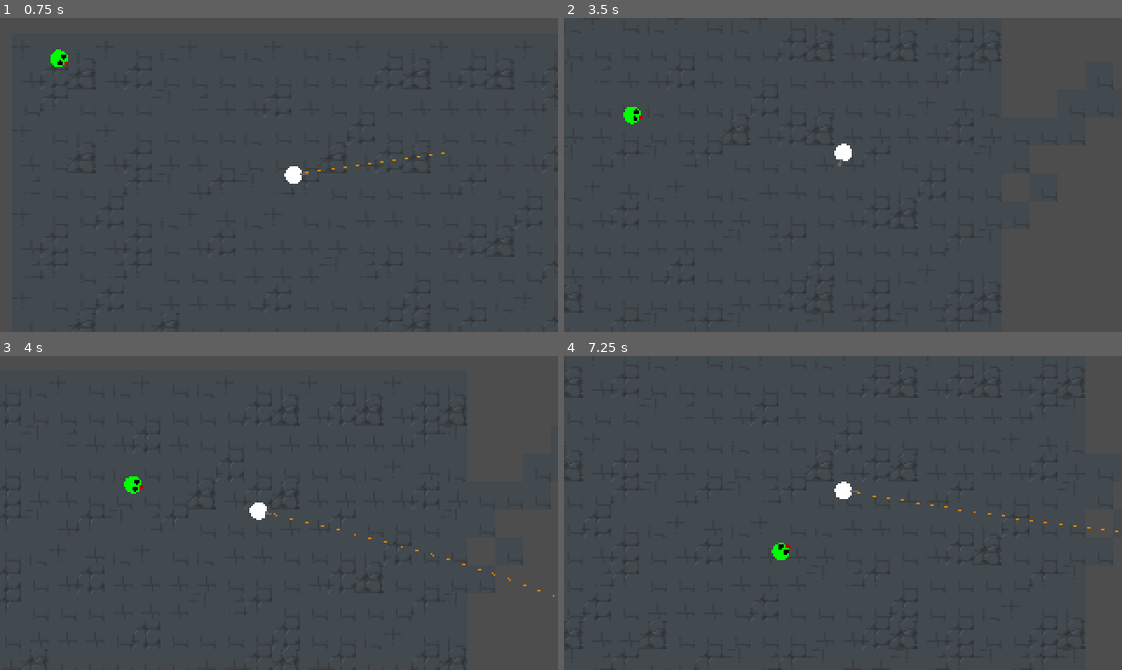
Above: before the commit, frames 1-4 (two rows, left to right).
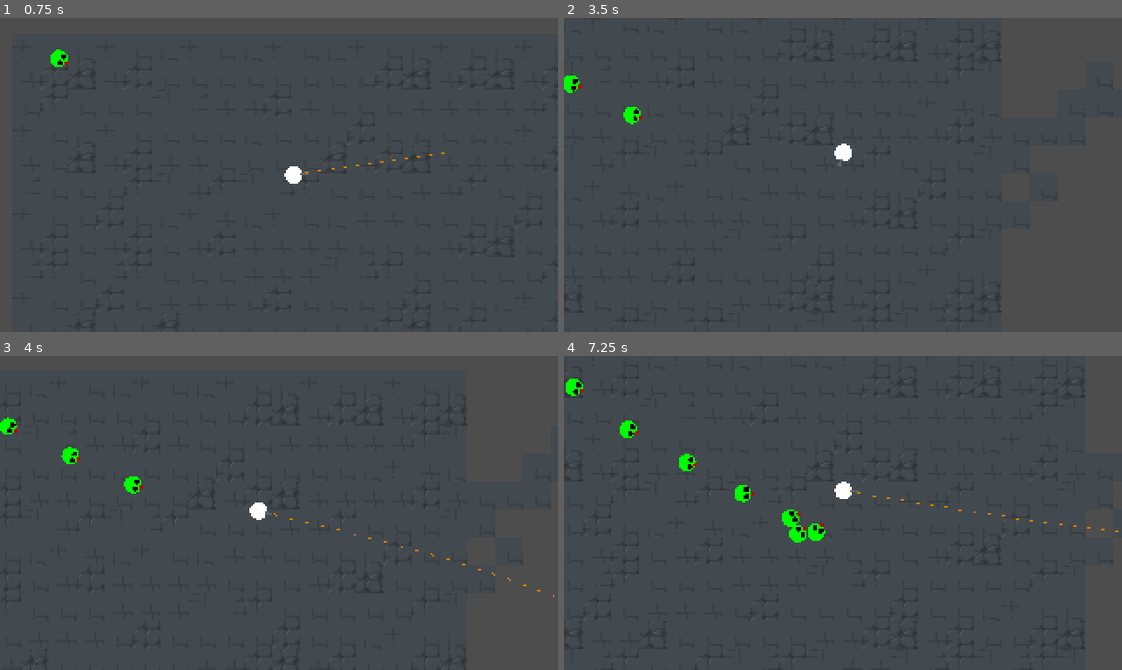
Above: after the commit, the same moments.

Repository: Spookyinator/TroglodyteCSGame
Game: Godot game, scene res://World/level.tscn
The game is run twice, just before and just after one commit, with the same random seed, the same clock (stepped at 60 frames per second) and the same inputs. The project has no main scene, so this scene is started directly.
Inputs (mouse positions are in pixels of both pictures, inside the frame that each line leads up to):
- Up to frame 1 (0.75 s): move the mouse to (401, 159) at 0.52 s; press the mouse at (401, 159) at 0.53 s; hold D (Right) from 0.53 s (still down)
- Up to frame 2 (3.5 s): move the mouse to (731, 190) at 1.27 s; release D (Right) at 1.28 s; release the mouse at (731, 190) at 1.28 s; hold S (Down) 1.28-2.03 s; tap Shift (slide) at 1.35, 2.85 s; move the mouse to (898, 105) at 2.02 s; press the mouse at (898, 105) at 2.03 s; hold D (Right) 2.03-2.78 s; move the mouse to (815, 237) at 2.77 s; release the mouse at (815, 237) at 2.78 s; hold W (Up) from 2.78 s (still down)
- Up to frame 3 (4 s): move the mouse to (446, 560) at 3.52 s; release W (Up) at 3.53 s; press the mouse at (446, 560) at 3.53 s; hold A (Left) from 3.53 s (still down)
- Up to frame 4 (7.25 s): move the mouse to (675, 465) at 4.27 s; release the mouse at (675, 465) at 4.28 s; tap Shift (slide) at 4.35, 5.85 s; move the mouse to (870, 513) at 5.02 s; release A (Left) at 5.03 s; press the mouse at (870, 513) at 5.03 s; hold S (Down) 5.03-5.78 s; move the mouse to (759, 434) at 5.77 s; release the mouse at (759, 434) at 5.78 s; hold D (Right) 5.78-6.53 s; move the mouse to (965, 497) at 6.52 s; press the mouse at (965, 497) at 6.53 s; hold W (Up) from 6.53 s (still down)

Frame 1 is identical in both runs. In frame 2, 0.1% of the frame differs, in the area x 0-4%, y 18-24%; in frame 3, 0.3%; in frame 4, 1.1%, in the area x 0-47%, y 7-65%.

Commit message:
made our zombie spawn once every second at the same spot
yeehaw mis companeros

Diff:
--- /dev/null
+++ b/CSPGame/World/level.gd
@@ -0,0 +1,16 @@
+extends Node2D
+@export var test_zombie_scene: PackedScene
+
+# Called when the node enters the scene tree for the first time.
+func _ready():
+	pass # Replace with function body.
+
+
+# Called every frame. 'delta' is the elapsed time since the previous frame.
+func _process(delta):
+	pass
+
+
+func _on_zombie_timer_timeout():
+	var zombie = test_zombie_scene.instantiate()
+	add_child(zombie)
--- a/CSPGame/World/level.tscn
+++ b/CSPGame/World/level.tscn
@@ -1,6 +1,7 @@
-[gd_scene load_steps=6 format=3 uid="uid://eu3ejaoi5nlj"]
+[gd_scene load_steps=7 format=3 uid="uid://eu3ejaoi5nlj"]
 
 [ext_resource type="PackedScene" uid="uid://b8bfpaktqyh0m" path="res://Player/player.tscn" id="1_dyldr"]
+[ext_resource type="Script" path="res://World/level.gd" id="1_xbnhj"]
 [ext_resource type="Texture2D" uid="uid://dx2tunlp8b0tm" path="res://Assets/Dungeon tileset.png" id="2_14ksr"]
 [ext_resource type="PackedScene" uid="uid://ce6iml8dpgcct" path="res://Enemies/enemyTest.tscn" id="3_2q0tg"]
 
@@ -182,6 +183,8 @@
 sources/0 = SubResource("TileSetAtlasSource_f24y4")
 
 [node name="Level" type="Node2D"]
+script = ExtResource("1_xbnhj")
+test_zombie_scene = ExtResource("3_2q0tg")
 
 [node name="Camera2D" type="Camera2D" parent="."]
 position = Vector2(148, 81)
@@ -200,3 +203,8 @@
 remote_path = NodePath("../../Camera2D")
 
 [node name="Zombie" parent="." instance=ExtResource("3_2q0tg")]
+
+[node name="ZombieTimer" type="Timer" parent="."]
+autostart = true
+
+[connection signal="timeout" from="ZombieTimer" to="." method="_on_zombie_timer_timeout"]
